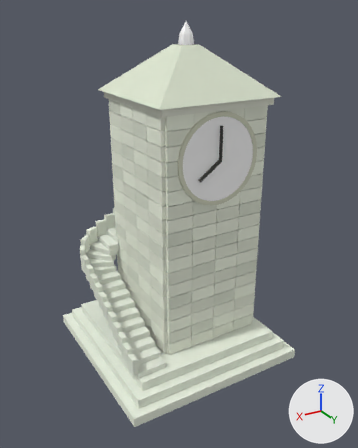
A saved change to the glTF model public/assets/dreamisland/heroes/clock-tower.glb.
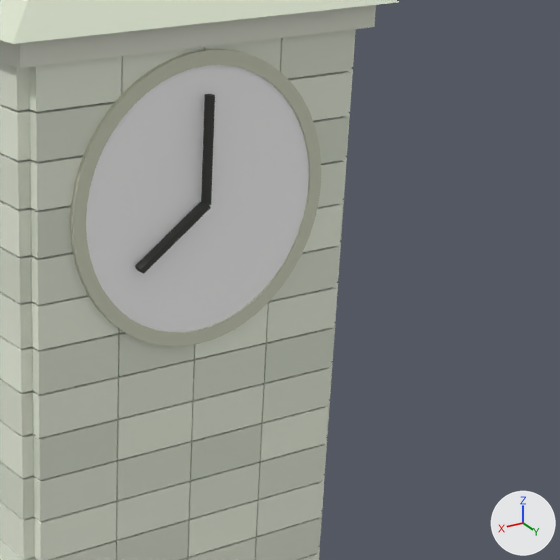
The first picture shows the older version from a camera (50 mm lens) standing at (9.83, 16.96, 14.33) and looking at (-0.05, 0.48, 6.1). The close-ups show the older and then the newer version on the part from 43% to 93% of the width and 21% to 61% of the height of that picture. Only the edits that show in the close-ups are written down. The axes (+X, +Y, +Z) are drawn at lower right. The lights are the same throughout. Where no turn or scale is listed for an object, it has been applied to the vertices. Vertices at exactly the same position are counted once.

The first close-up shows 'clock_bezel', 'clock_cornice_and_pitched_roof', 'clock_face_3_2m', 'clock_hour_hand', 'clock_minute_hand', 'clock_moss_courses', 'clock_square_block_courses'.
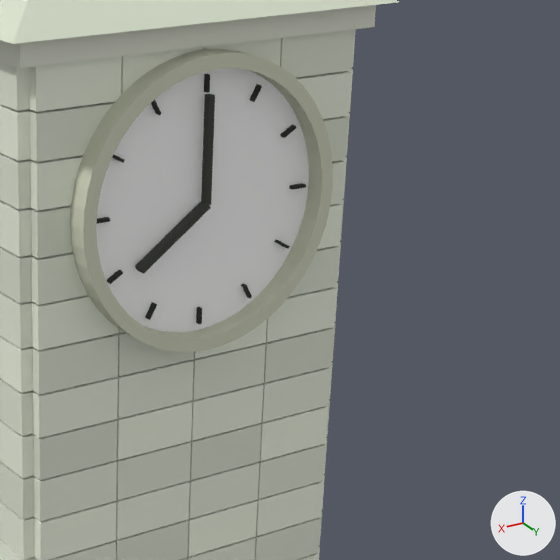
Scene script edits in JSON lines:
```json
{"block": "me_clock_bezel", "where": "# used by ob_clock_bezel; location = (0.0, 0.0, 0.0)"}
{"op": "remove", "block": "me_clock_bezel", "code": "me_clock_bezel.from_pydata(...)  # 192 vertices, 480 faces; spans x -2.42..1.12, y 2.31..2.4, z 7.48..11.02"}
{"op": "add", "block": "me_clock_bezel", "code": "me_clock_bezel.from_pydata(...)  # 192 vertices, 480 faces; spans x -2.42..1.12, y 2.31..2.62, z 7.48..11.02"}
{"block": "me_clock_bezel", "change": "me_clock_bezel part 1: the whole mesh is scaled about its middle by (1, 3.2, 1), then moved by (0.0, 0.11, 0.0)"}
{"op": "add", "block": "me_clock_twelve_hour_ticks", "code": ["me_clock_twelve_hour_ticks = bpy.data.meshes.new('clock_twelve_hour_ticks')", "me_clock_twelve_hour_ticks.from_pydata(...)  # 96 vertices, 144 faces; spans x -2.15..0.85, y 2.38..2.44, z 7.75..10.75", "me_clock_twelve_hour_ticks.materials.append(mat_di_mat_metal)"]}
{"op": "add", "block": "ob_clock_twelve_hour_ticks", "code": ["ob_clock_twelve_hour_ticks = bpy.data.objects.new('clock_twelve_hour_ticks', me_clock_twelve_hour_ticks)", "ob_clock_twelve_hour_ticks.location = (0.0, 0.0, 0.0)"]}
```

Pixel boxes (x1, y1, x2, y2) of what changed, in the close-ups (560 x 560 px):
```json
{"object": "clock_bezel", "change": "moved, rescaled", "before": [69, 49, 321, 346], "after": [69, 49, 333, 352]}
{"object": "clock_twelve_hour_ticks", "change": "added", "after": [97, 74, 306, 324]}
```
